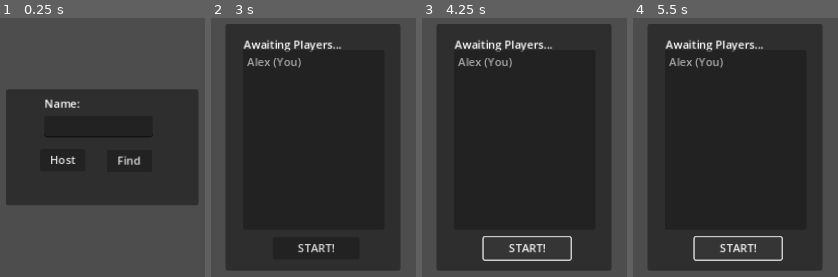
Above: before the commit, frames 1-4 (left to right).
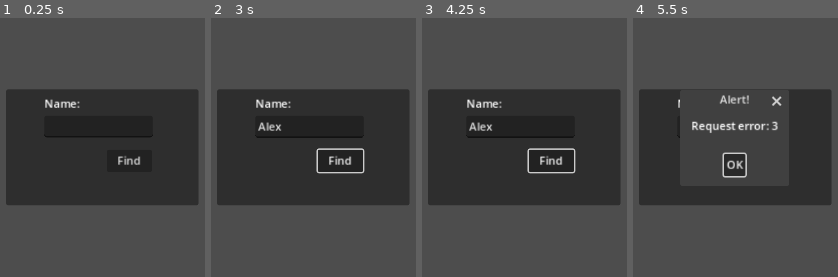
Above: after the commit, the same moments.

Repository: rivet-gg/example-godot-bomber
Game: Godot game, scene res://lobby.tscn
The game is run twice, just before and just after one commit, with the same random seed, the same clock (stepped at 60 frames per second) and the same inputs.
Inputs (mouse positions are in pixels of both pictures, inside the frame that each line leads up to):
- Up to frame 1 (0.25 s): no input
- Up to frame 2 (3 s): click (309, 126) at 0.52 s; type "Alex" at 0.6 s; click "Find" at 1.25 s; click "OK" at 2 s; click (272, 160) at 2.75 s, where only the run before the commit has a clickable "Host"
- Up to frame 3 (4.25 s): click (526, 248) at 3.5 s, where only the run before the commit has a clickable "START!"
- Up to frame 4 (5.5 s): click (737, 248) at 4.25 s, where only the run before the commit has a clickable "START!"; tap Enter at 5 s; hold W (move_up) from 5.03 s (still down); hold Space (set_bomb) from 5.03 s (still down)

The runs differ from the first frame. In frame 1, 0.2% of the frame differs, in the area x 24-38%, y 53-57%; in frame 2, 47%; in frame 3, 44%; in frame 4, 61%, in the area x 2-97%, y 2-98%.
Error before the commit: Attempt to call function 'instantiate' in base 'null instance' on a null instance. (res://gamestate.gd:102)

Commit message:
Fix player authentication, add run server script

Diff:
--- a/gamestate.gd
+++ b/gamestate.gd
@@ -25,6 +25,24 @@
 signal game_ended()
 signal game_error(what)
 
+
+func _ready():
+	(multiplayer as SceneMultiplayer).auth_callback = _auth_callback
+	(multiplayer as SceneMultiplayer).auth_timeout = 15.0
+
+	(multiplayer as SceneMultiplayer).peer_authenticating.connect(self._player_authenticating)
+	(multiplayer as SceneMultiplayer).peer_authentication_failed.connect(self._player_authentication_failed)
+
+	multiplayer.peer_connected.connect(self._player_connected)
+	multiplayer.peer_disconnected.connect(self._player_disconnected)
+	multiplayer.connected_to_server.connect(self._connected_ok)
+	multiplayer.connection_failed.connect(self._connected_fail)
+	multiplayer.server_disconnected.connect(self._server_disconnected)
+
+	if OS.get_cmdline_user_args().has("--server"):
+		start_server()
+
+
 # Callback from SceneTree.
 func _player_authenticating(id):
 	print("Authenticating %s" % id)
@@ -40,8 +58,11 @@
 
 # Callback from SceneTree.
 func _player_connected(id):
+	print("Player connected %s" % id)
+
 	# Registration of a client beings here, tell the connected player that we are here.
-	register_player.rpc_id(id, player_name)
+	if !multiplayer.is_server():
+		register_player.rpc_id(id, player_name)
 
 
 # Callback from SceneTree.
@@ -74,7 +95,7 @@
 
 
 # Lobby management functions.
-@rpc("any_peer")
+@rpc("any_peer", "reliable")
 func register_player(new_player_name):
 	var id = multiplayer.get_remote_sender_id()
 	players[id] = new_player_name
@@ -84,11 +105,12 @@
 func unregister_player(id):
 	# Disconnect player
 	if multiplayer.is_server():
-		var player_token = player_tokens[id]
+		var player_token = player_tokens.get(id)
 		player_tokens.erase(id)
+		print("Removing player %s" % player_token)
 
 		RivetClient.player_disconnected({
-			"player_token": player_tokens.erase(id)
+			"player_token": player_token
 		}, func(_x): pass, func(_x): pass)
 
 	# Remove player
@@ -96,7 +118,7 @@
 	player_list_changed.emit()
 
 
-@rpc("call_local")
+@rpc("call_local", "reliable")
 func load_world():
 	# Change scene.
 	var world = load("res://world.tscn").instantiate()
@@ -110,8 +132,12 @@
 	get_tree().set_pause(false) # Unpause and unleash the game!
 
 
-func host_game(new_player_name):
-	player_name = new_player_name
+func start_server():
+	print("Starting server on %s" % DEFAULT_PORT)
+
+	# Take authority of the game state
+	set_multiplayer_authority(multiplayer.get_unique_id())
+
 	peer = ENetMultiplayerPeer.new()
 	peer.create_server(DEFAULT_PORT, MAX_PEERS)
 	multiplayer.set_multiplayer_peer(peer)
@@ -128,13 +154,12 @@
 		var data = json.get_data()
 
 		print("Player authenticating %s: %s" % [id, data])
-		player_tokens[id] = player_tokens
+		player_tokens[id] = data.player_token
 		RivetClient.player_connected({
 			"player_token": data.player_token
 		}, _rivet_player_connected.bind(id), _rivet_player_connect_failed.bind(id))
 	else:
-		# Auto-approve if client
-
+		# Auto-approve if not a server
 		(multiplayer as SceneMultiplayer).complete_auth(id)
 
 
@@ -180,6 +205,7 @@
 	return player_name
 
 
+@rpc("authority", "call_remote", "reliable")
 func begin_game():
 	assert(multiplayer.is_server())
 	load_world.rpc()
@@ -211,17 +237,3 @@
 
 	game_ended.emit()
 	players.clear()
-
-
-func _ready():
-	(multiplayer as SceneMultiplayer).auth_callback = _auth_callback
-	(multiplayer as SceneMultiplayer).auth_timeout = 15.0
-
-	(multiplayer as SceneMultiplayer).peer_authenticating.connect(self._player_authenticating)
-	(multiplayer as SceneMultiplayer).peer_authentication_failed.connect(self._player_authentication_failed)
-
-	multiplayer.peer_connected.connect(self._player_connected)
-	multiplayer.peer_disconnected.connect(self._player_disconnected)
-	multiplayer.connected_to_server.connect(self._connected_ok)
-	multiplayer.connection_failed.connect(self._connected_fail)
-	multiplayer.server_disconnected.connect(self._server_disconnected)
--- a/lobby.gd
+++ b/lobby.gd
@@ -14,19 +14,6 @@
 		var desktop_path = OS.get_system_dir(0).replace("\\", "/").split("/")
 		$Connect/Name.text = desktop_path[desktop_path.size() - 2]
 
-func _on_host_pressed():
-	if $Connect/Name.text == "":
-		$Connect/ErrorLabel.text = "Invalid name!"
-		return
-
-	$Connect.hide()
-	$Players.show()
-	$Connect/ErrorLabel.text = ""
-
-	var player_name = $Connect/Name.text
-	gamestate.host_game(player_name)
-	refresh_lobby()
-
 
 func _on_join_pressed():
 	if $Connect/Name.text == "":
@@ -34,7 +21,6 @@
 		return
 
 	$Connect/ErrorLabel.text = ""
-	$Connect/Host.disabled = true
 	$Connect/Join.disabled = true
 
 	var player_name = $Connect/Name.text
@@ -47,7 +33,6 @@
 
 
 func _on_connection_failed():
-	$Connect/Host.disabled = false
 	$Connect/Join.disabled = false
 	$Connect/ErrorLabel.set_text("Connection failed.")
 
@@ -56,14 +41,12 @@
 	show()
 	$Connect.show()
 	$Players.hide()
-	$Connect/Host.disabled = false
 	$Connect/Join.disabled = false
 
 
 func _on_game_error(errtxt):
 	$ErrorDialog.dialog_text = errtxt
 	$ErrorDialog.popup_centered()
-	$Connect/Host.disabled = false
 	$Connect/Join.disabled = false
 
 
@@ -75,7 +58,6 @@
 	for p in players:
 		$Players/List.add_item(p)
 
-	$Players/Start.disabled = not multiplayer.is_server()
 
 func _on_start_pressed():
-	gamestate.begin_game()
+	gamestate.rpc("begin_game")
--- a/lobby.tscn
+++ b/lobby.tscn
@@ -95,16 +95,6 @@
 size_flags_vertical = 2
 text = "The Warrior"
 
-[node name="Host" type="Button" parent="Connect"]
-layout_mode = 0
-offset_left = 48.5
-offset_top = 85.5
-offset_right = 113.5
-offset_bottom = 116.5
-size_flags_horizontal = 2
-size_flags_vertical = 2
-text = "Host"
-
 [node name="ErrorLabel" type="Label" parent="Connect"]
 layout_mode = 0
 offset_left = 15.0
@@ -127,5 +117,4 @@
 [node name="ErrorDialog" type="AcceptDialog" parent="."]
 
 [connection signal="pressed" from="Players/Start" to="." method="_on_start_pressed"]
-[connection signal="pressed" from="Connect/Host" to="." method="_on_host_pressed"]
 [connection signal="pressed" from="Connect/Join" to="." method="_on_join_pressed"]
--- a/rivet_client.gd
+++ b/rivet_client.gd
@@ -39,7 +39,7 @@
 
 func _rivet_post(service: String, path: String, body: Variant, on_success: Callable, on_fail: Callable):
 	var url = _build_url(service, path)
-	print("POST ", url)
+	print("POST %s: %s" % [url, body])
 
 	var http_request = HTTPRequest.new()
 	add_child(http_request)
Not shown, changed: Dockerfile
Not shown, added: scripts/run.sh
